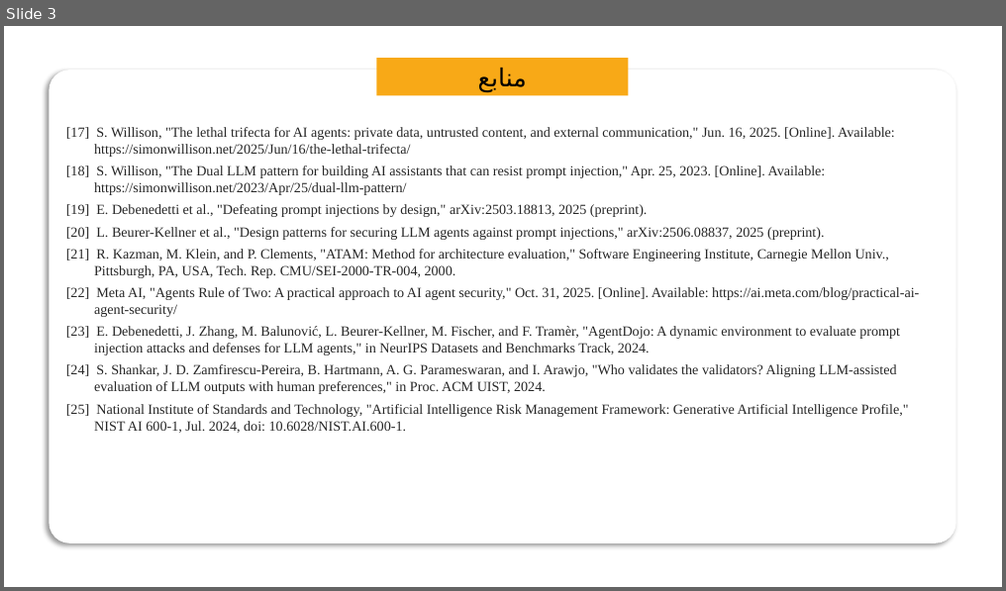
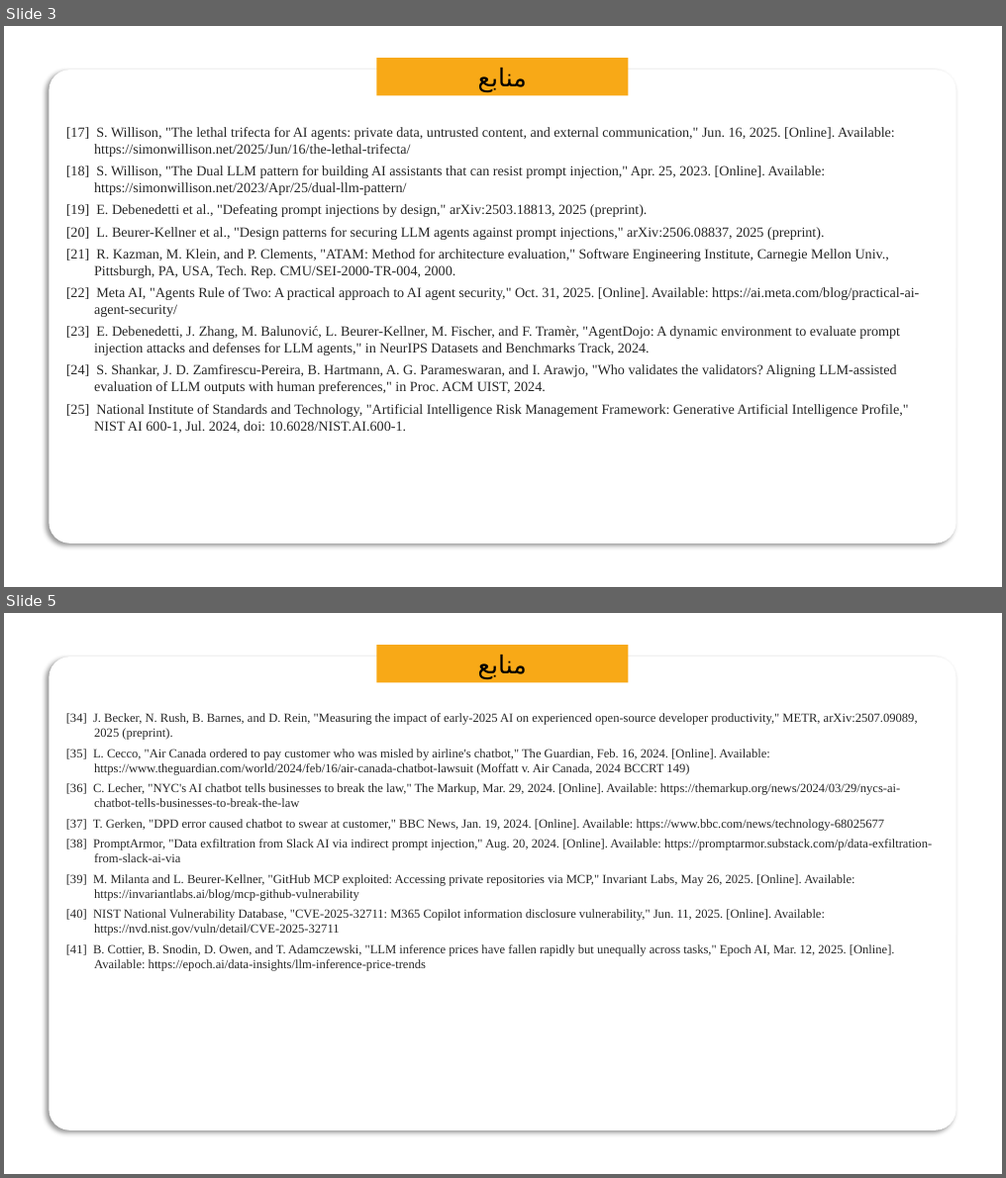
Before and after one commit to MatinGhanbari/ai-native-architecture, a slide deck: shared/slides/references.pptx. Shown one above the other, each under a label of ours: slide 3 before the commit, slides 3 and 5 after it; the slides between them are not shown. The pictures are 1006x591 and 1006x1178 pixels, drawn with LibreOffice and Linux fonts; fonts in the diff are those of the drawing. Boxes give left, top, right and bottom in pixels: in the first picture for what was removed or moved away, otherwise in the second. Text is boxed around its words. In the diff, an @@ line names an element or a change of style, - is before the commit and + after.

```diff
--- a/shared/slides/references.pptx
+++ b/shared/slides/references.pptx
@@ slide 5 added at (4,613,1002,1174), background #FFFFFF @@
@@ rounded rectangle added at (49,657,956,1131), fill #FFFFFF @@
@@ rectangle added at (377,646,629,682), fill #F8A917, 24 pt, text #000000 @@
+منابع
@@ text added at (66,713,932,971), 12 pt, text #262626 @@
+[34] J. Becker, N. Rush, B. Barnes, and D. Rein, "Measuring the impact of early-2025 AI on experienced open-source developer productivity," METR, arXiv:2507.09089, 2025 (preprint).
+[35] L. Cecco, "Air Canada ordered to pay customer who was misled by airline's chatbot," The Guardian, Feb. 16, 2024. [Online]. Available: https://www.theguardian.com/world/2024/feb/16/air-canada-chatbot-lawsuit (Moffatt v. Air Canada, 2024 BCCRT 149)
+[36] C. Lecher, "NYC's AI chatbot tells businesses to break the law," The Markup, Mar. 29, 2024. [Online]. Available: https://themarkup.org/news/2024/03/29/nycs-ai-chatbot-tells-businesses-to-break-the-law
+[37] T. Gerken, "DPD error caused chatbot to swear at customer," BBC News, Jan. 19, 2024. [Online]. Available: https://www.bbc.com/news/technology-68025677
+[38] PromptArmor, "Data exfiltration from Slack AI via indirect prompt injection," Aug. 20, 2024. [Online]. Available: https://promptarmor.substack.com/p/data-exfiltration-from-slack-ai-via
+[39] M. Milanta and L. Beurer-Kellner, "GitHub MCP exploited: Accessing private repositories via MCP," Invariant Labs, May 26, 2025. [Online]. Available: https://invariantlabs.ai/blog/mcp-github-vulnerability
+[40] NIST National Vulnerability Database, "CVE-2025-32711: M365 Copilot information disclosure vulnerability," Jun. 11, 2025. [Online]. Available: https://nvd.nist.gov/vuln/detail/CVE-2025-32711
+[41] B. Cottier, B. Snodin, D. Owen, and T. Adamczewski, "LLM inference prices have fallen rapidly but unequally across tasks," Epoch AI, Mar. 12, 2025. [Online]. Available: https://epoch.ai/data-insights/llm-inference-price-trends
```
Also in this commit, not shown: 2 other slides added, 6 other files.
